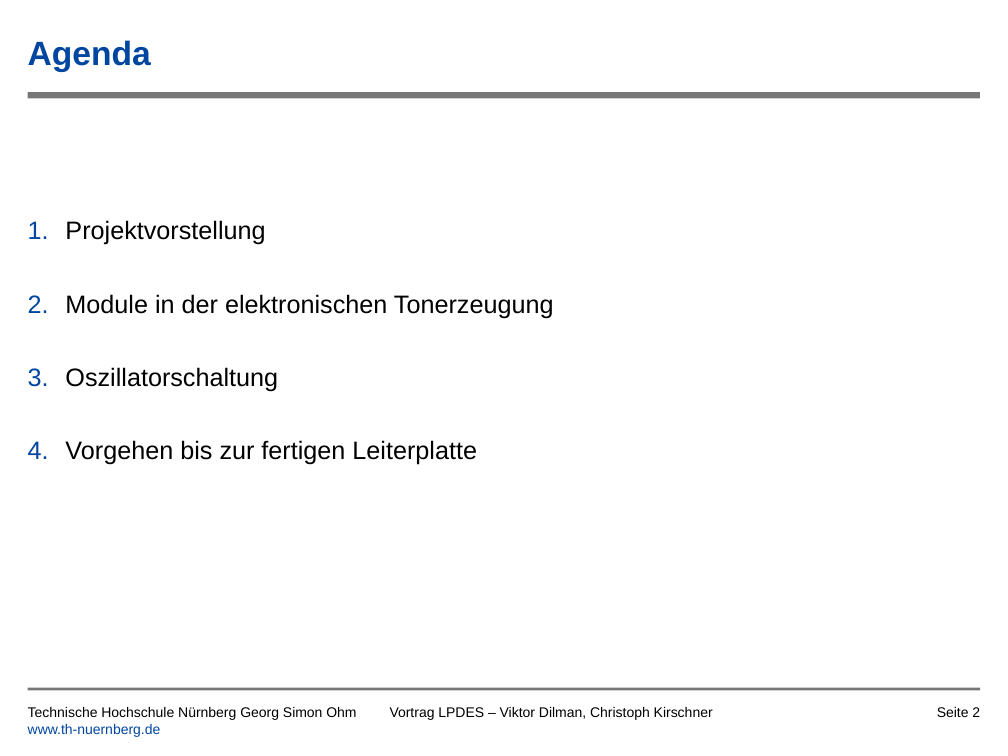
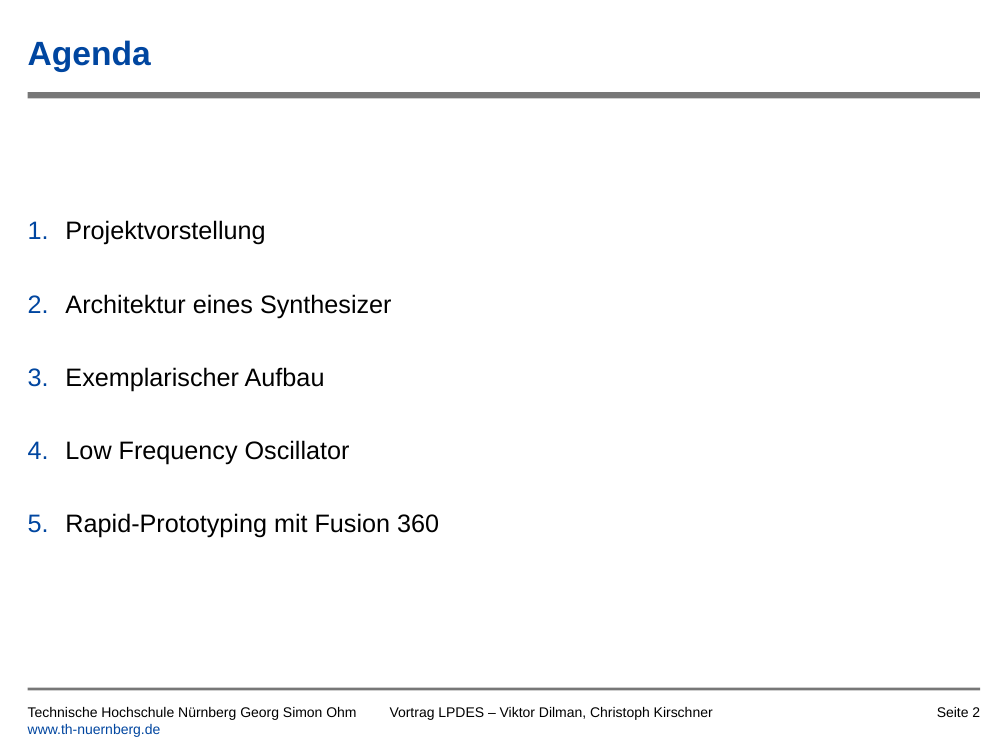
Before and after one commit to tsedlmeier/Synthesizer, a slide deck: slide 2 of Vortrag/Leiterplatte_als_Musikinstrument_Kirschner_Dilman.pptx. Drawn at 1008x756 pixels with LibreOffice and Linux fonts; fonts in the diff are those of the drawing; background and template pictures are left out. Boxes give left, top, right and bottom in pixels: in the first picture for what was removed or moved away, otherwise in the second. Text is boxed around its words. In the diff, an @@ line names an element or a change of style, - is before the commit and + after.

```diff
--- a/Vortrag/Leiterplatte_als_Musikinstrument_Kirschner_Dilman.pptx
+++ b/Vortrag/Leiterplatte_als_Musikinstrument_Kirschner_Dilman.pptx
@@ text at bbox=[65, 294, 439, 538]: text changed @@
-2. Module in der elektronischen Tonerzeugung
-3. Oszillatorschaltung
-4. Vorgehen bis zur fertigen Leiterplatte
+2. Architektur eines Synthesizer
+3. Exemplarischer Aufbau
+4. Low Frequency Oscillator
+5. Rapid-Prototyping mit Fusion 360
```
Also in this commit, not shown: 3 other slides changed, 3 slides added, 1 other file.
